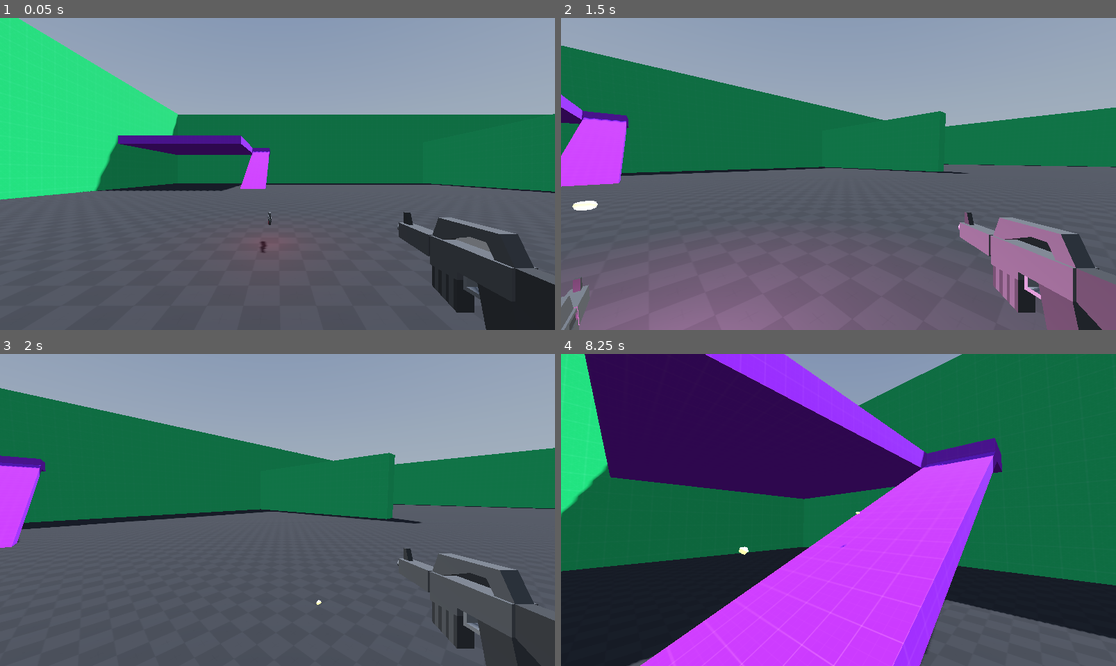
Above: before the commit, frames 1-4 (two rows, left to right).
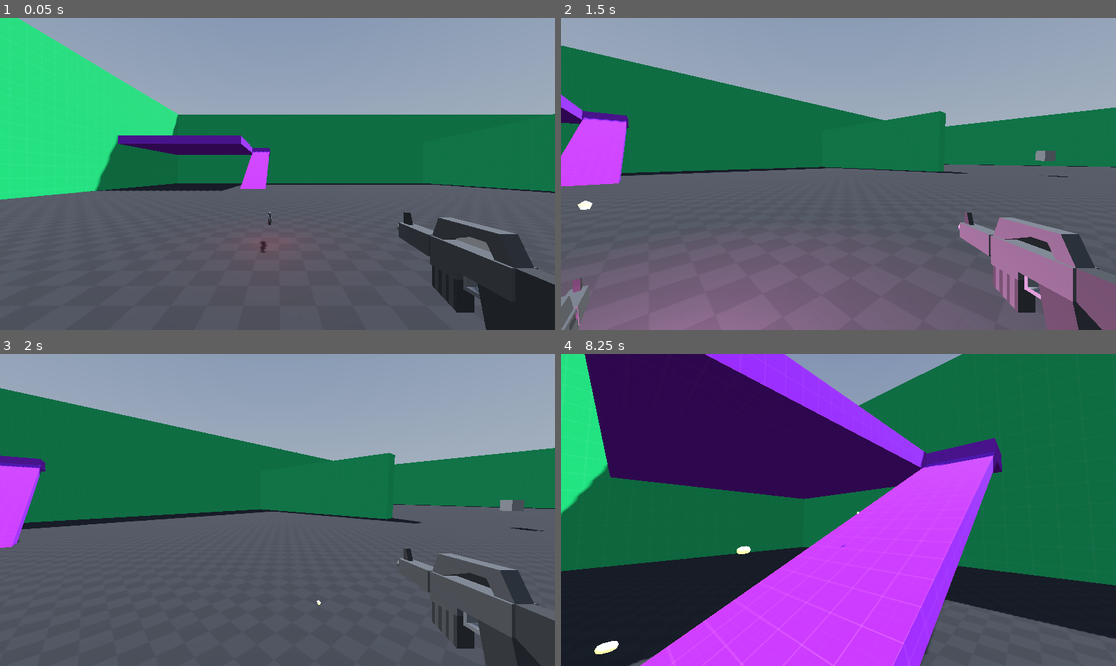
Above: after the commit, the same moments.

Repository: CraasHworks/HMUPrema
Game: Godot game, scene res://scenes/game.tscn
Same seed, same stepped clock (60 frames per second), same inputs: the game is played once before the commit and once after it. A sky picture missing from this copy of the repository is replaced by a grey-blue gradient.
Inputs (mouse positions are in pixels of both pictures, inside the frame that each line leads up to):
- Up to frame 1 (0.05 s): no input
- Up to frame 2 (1.5 s): tap Enter (ui_accept) at 0.5, 0.77 s; move the mouse to (832, 180) at 0.52 s; hold W (Forward) from 0.53 s (still down); click (832, 180) at 0.6 s; move the mouse to (877, 177) at 1.27 s; tap C (Crouch) at 1.35 s
- Up to frame 3 (2 s): keep holding W (Forward); tap Enter (ui_accept) at 1.52 s; click (316, 513) at 1.55 s
- Up to frame 4 (8.25 s): move the mouse to (794, 506) at 2.02 s; click (794, 506) at 2.1 s; move the mouse to (844, 510) at 2.77 s; release W (Forward) at 2.78 s; hold A (Left) 2.78-3.53 s; tap Shift (Sprint) at 2.85 s; tap Enter (ui_accept) at 3.02, 3.77, 4.52, 6.02, 6.77, 7.52 s; click (844, 510) at 3.05 s; move the mouse to (816, 503) at 3.52 s; hold W (Forward) 3.53-5.78 s; tap 1 (Weapon1) at 3.6 s; click (816, 503) at 3.8 s; move the mouse to (866, 510) at 4.27 s; tap 2 (Weapon2) at 4.35 s; click (866, 510) at 4.55 s; move the mouse to (810, 510) at 5.02 s; tap 3 (Weapon3) at 5.1 s; click (810, 510) at 5.3 s; move the mouse to (849, 503) at 5.77 s; hold D (Right) 5.78-6.53 s; tap Middle mouse button (freeLook) at 5.85 s; click (849, 503) at 6.05 s; move the mouse to (832, 516) at 6.52 s; hold W (Forward) from 6.53 s (still down); click (832, 516) at 6.6 s; move the mouse to (877, 513) at 7.27 s; tap C (Crouch) at 7.35 s; click (877, 513) at 7.55 s; move the mouse to (794, 506) at 8.02 s; click (794, 506) at 8.1 s

Frame 1 is identical in both runs. In frame 2, 0.2% of the frame differs, in the area x 2-92%, y 42-62%; in frame 3, 0.2%; in frame 4, 0.2%.

Commit message:
Bullethole transform rotation needed

Diff:
--- a/bullet.tscn
+++ /dev/null
@@ -1,72 +0,0 @@
-[gd_scene load_steps=4 format=3 uid="uid://c0wom02epv2k4"]
-
-[sub_resource type="GDScript" id="GDScript_y2w0y"]
-script/source = "extends Node3D
-
-#imports
-@onready var ray_cast_3d = $RayCast3D
-
-
-#Bulletvarsa
-var velocity := Vector3.ZERO;
-@export var speed :=  0.05;
-
-
-# Called when the node enters the scene tree for the first time.
-func _ready():
-	pass # Replace with function body.
-
-
-# Called every frame. 'delta' is the elapsed time since the previous frame.
-func _process(delta):
-	self.transform.origin -= velocity * delta;
-
-	ray_cast_3d.force_raycast_update()
-	if ray_cast_3d.is_colliding():
-		var collider = ray_cast_3d.get_collider()
-		print(\"Bullet hit %s\" % [collider.name])
-
-		# Move the bullet back to the position of the collision
-		self.global_transform.origin = ray_cast_3d.get_collision_point()
-
-		# Hit object
-		#elif collider.is_in_group(\"item\"):
-			# Nudge the object
-			#var force := _mass * _velocity.length()
-			#collider.apply_central_impulse(-self.transform.basis.z * force)
-			#is_destroyed = true
-		# Hit something unexpected
-		#else:
-			#is_destroyed = true
-
-		# Add bullet spark
-		#Global.create_bullet_spark(self.global_transform.origin)
-
-	# Update glow
-"
-
-[sub_resource type="StandardMaterial3D" id="StandardMaterial3D_tr5xo"]
-albedo_color = Color(1, 1, 0.443137, 1)
-emission_enabled = true
-emission = Color(1, 1, 0.666667, 1)
-emission_on_uv2 = true
-
-[sub_resource type="CapsuleMesh" id="CapsuleMesh_ftttb"]
-material = SubResource("StandardMaterial3D_tr5xo")
-radius = 0.3
-height = 1.0
-radial_segments = 5
-rings = 1
-
-[node name="Bullet" type="Node3D"]
-transform = Transform3D(0.1, 0, 0, 0, 0.1, 0, 0, 0, 0.1, 0, 0, 0)
-script = SubResource("GDScript_y2w0y")
-speed = 5.0
-
-[node name="BulletShape" type="MeshInstance3D" parent="."]
-transform = Transform3D(-4.37114e-08, 1, 4.37114e-08, 0, -4.37114e-08, 1, 1, 4.37114e-08, 1.91069e-15, 0, 0, 0)
-mesh = SubResource("CapsuleMesh_ftttb")
-
-[node name="RayCast3D" type="RayCast3D" parent="."]
-transform = Transform3D(-1, -8.74228e-08, 0, 8.74228e-08, -1, 0, 0, 0, 1, 30, 0, 0)
-target_position = Vector3(30, 0, 0)
--- a/project.godot
+++ b/project.godot
@@ -14,6 +14,10 @@
 run/main_scene="res://scenes/game.tscn"
 config/features=PackedStringArray("4.1", "Forward Plus")
 config/icon="res://icon.svg"
+
+[autoload]
+
+ProjectileHandler="*res://script/ProjectileHandler.gd"
 
 [input]
 
--- /dev/null
+++ b/scenes/bullet.tscn
@@ -0,0 +1,35 @@
+[gd_scene load_steps=4 format=3 uid="uid://c0wom02epv2k4"]
+
+[ext_resource type="Script" path="res://script/bullet.gd" id="1_ljnl0"]
+
+[sub_resource type="StandardMaterial3D" id="StandardMaterial3D_tr5xo"]
+albedo_color = Color(1, 1, 0.443137, 1)
+emission_enabled = true
+emission = Color(1, 1, 0.666667, 1)
+emission_on_uv2 = true
+
+[sub_resource type="CapsuleMesh" id="CapsuleMesh_ftttb"]
+material = SubResource("StandardMaterial3D_tr5xo")
+radius = 0.3
+height = 1.0
+radial_segments = 5
+rings = 1
+
+[node name="Bullet" type="Node3D"]
+transform = Transform3D(0.1, 0, 0, 0, 0.1, 0, 0, 0, 0.1, 0, 0, 0)
+script = ExtResource("1_ljnl0")
+
+[node name="BulletShape" type="MeshInstance3D" parent="."]
+transform = Transform3D(1, 0, 0, 0, -4.37114e-08, -1, 0, 1, -4.37114e-08, 0, 0, 0)
+mesh = SubResource("CapsuleMesh_ftttb")
+
+[node name="RayCast3D" type="RayCast3D" parent="."]
+transform = Transform3D(-1, 0, -8.74228e-08, 0, 1, 0, 8.74228e-08, 0, -1, 0, 0, 30)
+target_position = Vector3(0, 0, 30)
+
+[node name="Timer" type="Timer" parent="."]
+wait_time = 5.0
+one_shot = true
+autostart = true
+
+[connection signal="timeout" from="Timer" to="." method="_on_timer_timeout"]
--- /dev/null
+++ b/scenes/bullet_hole.gd
@@ -0,0 +1,4 @@
+extends Node3D
+
+func _on_timer_timeout():
+	queue_free();
--- /dev/null
+++ b/scenes/bullet_hole.tscn
@@ -0,0 +1,33 @@
+[gd_scene load_steps=5 format=3 uid="uid://bpxptti7p2ssw"]
+
+[ext_resource type="Script" path="res://scenes/bullet_hole.gd" id="1_3p0an"]
+[ext_resource type="Texture2D" uid="uid://b75s2jxpdvgw0" path="res://assets/textures/bullethole.png" id="1_dxhnn"]
+
+[sub_resource type="StandardMaterial3D" id="StandardMaterial3D_8dr2q"]
+transparency = 1
+albedo_color = Color(0.647059, 0.443137, 0.647059, 0.207843)
+
+[sub_resource type="BoxMesh" id="BoxMesh_jj32u"]
+material = SubResource("StandardMaterial3D_8dr2q")
+
+[node name="BulletHole" type="Node3D"]
+transform = Transform3D(0.3, 0, 0, 0, 0.3, 0, 0, 0, 0.15, 0, 0, 0)
+script = ExtResource("1_3p0an")
+
+[node name="Decal" type="Decal" parent="."]
+transform = Transform3D(-2.20742e-08, 2.20742e-08, -0.505, 0.505, 1.55294e-22, -2.20742e-08, 0, -0.505, -2.20742e-08, 0, 0, 0)
+rotation_edit_mode = 1
+texture_albedo = ExtResource("1_dxhnn")
+upper_fade = 1e-05
+lower_fade = 1e-05
+
+[node name="MeshInstance3D" type="MeshInstance3D" parent="."]
+transform = Transform3D(1, 0, 0, 0, 1, 0, 0, 0, 1, 0, 0, 0)
+mesh = SubResource("BoxMesh_jj32u")
+
+[node name="Timer" type="Timer" parent="."]
+wait_time = 7.0
+one_shot = true
+autostart = true
+
+[connection signal="timeout" from="Timer" to="." method="_on_timer_timeout"]
--- a/scenes/game.tscn
+++ b/scenes/game.tscn
@@ -21,4 +21,6 @@
 
 [node name="Projectiles" type="Node3D" parent="."]
 
+[node name="Decals" type="Node3D" parent="."]
+
 [connection signal="shooting" from="Player" to="." method="_on_player_shooting"]
--- a/scenes/maps/testMap.tscn
+++ b/scenes/maps/testMap.tscn
@@ -1,9 +1,10 @@
-[gd_scene load_steps=8 format=3 uid="uid://bqsgh45r53v6p"]
+[gd_scene load_steps=9 format=3 uid="uid://bqsgh45r53v6p"]
 
 [ext_resource type="Texture2D" uid="uid://d223qxjvy58hj" path="res://assets/textures/grids/Dark/texture_09.png" id="1_lsrli"]
 [ext_resource type="Texture2D" uid="uid://dqgbgrchvfwve" path="res://assets/textures/grids/Green/texture_05.png" id="2_pr6rs"]
 [ext_resource type="Texture2D" uid="uid://bm8djub5otix2" path="res://assets/textures/grids/Purple/texture_02.png" id="3_47lnd"]
 [ext_resource type="PackedScene" uid="uid://6xnxrk3tr0t3" path="res://scenes/items/floor_item_rifle.tscn" id="4_7vaw3"]
+[ext_resource type="PackedScene" uid="uid://bpxptti7p2ssw" path="res://scenes/bullet_hole.tscn" id="5_467ey"]
 
 [sub_resource type="StandardMaterial3D" id="StandardMaterial3D_siis3"]
 albedo_texture = ExtResource("1_lsrli")
@@ -23,6 +24,8 @@
 [node name="Floor" type="CSGBox3D" parent="."]
 transform = Transform3D(1, 0, 0, 0, 1, 0, 0, 0, 1, 0, -0.5, 0)
 use_collision = true
+collision_layer = 7
+collision_mask = 7
 size = Vector3(100, 1, 100)
 material = SubResource("StandardMaterial3D_siis3")
 
@@ -111,3 +114,10 @@
 
 [node name="FloorItemRifle" parent="." instance=ExtResource("4_7vaw3")]
 transform = Transform3D(1, 0, 0, 0, 1, 0, 0, 0, 1, 0, 1, 12.5416)
+
+[node name="BulletHole" parent="." instance=ExtResource("5_467ey")]
+transform = Transform3D(0.20748, 0.216684, 9.47155e-09, 0, -1.31134e-08, 0.3, 0.216684, -0.20748, -9.06925e-09, 5.07657, 1.35613, -5.01375)
+
+[node name="CSGBox3D" type="CSGBox3D" parent="."]
+transform = Transform3D(0.707107, 0, 0.707107, 0, 1, 0, -0.707107, 0, 0.707107, 0, 2, -14)
+use_collision = true
--- a/scenes/players/FpsTestPlayer1.tscn
+++ b/scenes/players/FpsTestPlayer1.tscn
@@ -26,6 +26,85 @@
 height = 0.025
 radial_segments = 4
 rings = 3
+
+[sub_resource type="Animation" id="Animation_gnrn7"]
+resource_name = "GunRecoil"
+length = 0.2
+tracks/0/type = "value"
+tracks/0/imported = false
+tracks/0/enabled = true
+tracks/0/path = NodePath("Head/neck/eyes/Camera3D/GunMount/Gun:position")
+tracks/0/interp = 1
+tracks/0/loop_wrap = true
+tracks/0/keys = {
+"times": PackedFloat32Array(0, 0.0551696, 0.2),
+"transitions": PackedFloat32Array(1, 1, 1),
+"update": 0,
+"values": [Vector3(0.4, 0.0676866, -0.613783), Vector3(0.4, 0.0676866, -0.413783), Vector3(0.4, 0.0676866, -0.613783)]
+}
+tracks/1/type = "value"
+tracks/1/imported = false
+tracks/1/enabled = true
+tracks/1/path = NodePath("Head/neck/eyes/Camera3D/GunMount/Gun:rotation")
+tracks/1/interp = 1
+tracks/1/loop_wrap = true
+tracks/1/keys = {
+"times": PackedFloat32Array(0, 0.0572706, 0.2),
+"transitions": PackedFloat32Array(1, 1, 1),
+"update": 0,
+"values": [Vector3(0, 3.14159, 0), Vector3(-0.802851, 3.14159, 0), Vector3(0, 3.14159, 0)]
+}
+
+[sub_resource type="Animation" id="Animation_k2g2h"]
+length = 0.001
+tracks/0/type = "value"
+tracks/0/imported = false
+tracks/0/enabled = true
+tracks/0/path = NodePath("Head/neck/eyes/Camera3D/GunMount/Rifle:position")
+tracks/0/interp = 1
+tracks/0/loop_wrap = true
+tracks/0/keys = {
+"times": PackedFloat32Array(0),
+"transitions": PackedFloat32Array(1),
+"update": 0,
+"values": [Vector3(0.587992, 0, -0.786544)]
+}
+tracks/1/type = "value"
+tracks/1/imported = false
+tracks/1/enabled = true
+tracks/1/path = NodePath("Head/neck/eyes/Camera3D/GunMount/Rifle:rotation")
+tracks/1/interp = 1
+tracks/1/loop_wrap = true
+tracks/1/keys = {
+"times": PackedFloat32Array(0),
+"transitions": PackedFloat32Array(1),
+"update": 0,
+"values": [Vector3(0, 3.14159, 0)]
+}
+tracks/2/type = "value"
+tracks/2/imported = false
+tracks/2/enabled = true
+tracks/2/path = NodePath("Head/neck/eyes/Camera3D/GunMount/Gun:position")
+tracks/2/interp = 1
+tracks/2/loop_wrap = true
+tracks/2/keys = {
+"times": PackedFloat32Array(0),
+"transitions": PackedFloat32Array(1),
+"update": 0,
+"values": [Vector3(0.4, 0.0676866, -0.613783)]
+}
+tracks/3/type = "value"
+tracks/3/imported = false
+tracks/3/enabled = true
+tracks/3/path = NodePath("Head/neck/eyes/Camera3D/GunMount/Gun:rotation")
+tracks/3/interp = 1
+tracks/3/loop_wrap = true
+tracks/3/keys = {
+"times": PackedFloat32Array(0),
+"transitions": PackedFloat32Array(1),
+"update": 0,
+"values": [Vector3(0, 3.14159, 0)]
+}
 
 [sub_resource type="Animation" id="Animation_gnthx"]
 resource_name = "RifleRecoil"
@@ -55,85 +134,6 @@
 "values": [Vector3(0, 3.14159, 0), Vector3(-0.483456, 3.14159, 0), Vector3(0, 3.14159, 0)]
 }
 
-[sub_resource type="Animation" id="Animation_k2g2h"]
-length = 0.001
-tracks/0/type = "value"
-tracks/0/imported = false
-tracks/0/enabled = true
-tracks/0/path = NodePath("Head/neck/eyes/Camera3D/GunMount/Rifle:position")
-tracks/0/interp = 1
-tracks/0/loop_wrap = true
-tracks/0/keys = {
-"times": PackedFloat32Array(0),
-"transitions": PackedFloat32Array(1),
-"update": 0,
-"values": [Vector3(0.587992, 0, -0.786544)]
-}
-tracks/1/type = "value"
-tracks/1/imported = false
-tracks/1/enabled = true
-tracks/1/path = NodePath("Head/neck/eyes/Camera3D/GunMount/Rifle:rotation")
-tracks/1/interp = 1
-tracks/1/loop_wrap = true
-tracks/1/keys = {
-"times": PackedFloat32Array(0),
-"transitions": PackedFloat32Array(1),
-"update": 0,
-"values": [Vector3(0, 3.14159, 0)]
-}
-tracks/2/type = "value"
-tracks/2/imported = false
-tracks/2/enabled = true
-tracks/2/path = NodePath("Head/neck/eyes/Camera3D/GunMount/Gun:position")
-tracks/2/interp = 1
-tracks/2/loop_wrap = true
-tracks/2/keys = {
-"times": PackedFloat32Array(0),
-"transitions": PackedFloat32Array(1),
-"update": 0,
-"values": [Vector3(0.4, 0.0676866, -0.613783)]
-}
-tracks/3/type = "value"
-tracks/3/imported = false
-tracks/3/enabled = true
-tracks/3/path = NodePath("Head/neck/eyes/Camera3D/GunMount/Gun:rotation")
-tracks/3/interp = 1
-tracks/3/loop_wrap = true
-tracks/3/keys = {
-"times": PackedFloat32Array(0),
-"transitions": PackedFloat32Array(1),
-"update": 0,
-"values": [Vector3(0, 3.14159, 0)]
-}
-
-[sub_resource type="Animation" id="Animation_gnrn7"]
-resource_name = "GunRecoil"
-length = 0.2
-tracks/0/type = "value"
-tracks/0/imported = false
-tracks/0/enabled = true
-tracks/0/path = NodePath("Head/neck/eyes/Camera3D/GunMount/Gun:position")
-tracks/0/interp = 1
-tracks/0/loop_wrap = true
-tracks/0/keys = {
-"times": PackedFloat32Array(0, 0.0551696, 0.2),
-"transitions": PackedFloat32Array(1, 1, 1),
-"update": 0,
-"values": [Vector3(0.4, 0.0676866, -0.613783), Vector3(0.4, 0.0676866, -0.413783), Vector3(0.4, 0.0676866, -0.613783)]
-}
-tracks/1/type = "value"
-tracks/1/imported = false
-tracks/1/enabled = true
-tracks/1/path = NodePath("Head/neck/eyes/Camera3D/GunMount/Gun:rotation")
-tracks/1/interp = 1
-tracks/1/loop_wrap = true
-tracks/1/keys = {
-"times": PackedFloat32Array(0, 0.0572706, 0.2),
-"transitions": PackedFloat32Array(1, 1, 1),
-"update": 0,
-"values": [Vector3(0, 3.14159, 0), Vector3(-0.802851, 3.14159, 0), Vector3(0, 3.14159, 0)]
-}
-
 [sub_resource type="AnimationLibrary" id="AnimationLibrary_wpjrj"]
 _data = {
 "GunRecoil": SubResource("Animation_gnrn7"),
@@ -142,8 +142,8 @@
 }
 
 [node name="Player" type="CharacterBody3D"]
-collision_layer = 257
-collision_mask = 257
+collision_layer = 262
+collision_mask = 262
 script = ExtResource("1_dhypq")
 
 [node name="StandingCollisionShape" type="CollisionShape3D" parent="."]
@@ -176,13 +176,13 @@
 script = ExtResource("2_by4ly")
 
 [node name="Gun" type="MeshInstance3D" parent="Head/neck/eyes/Camera3D/GunMount"]
-transform = Transform3D(-8, 0, 1.20797e-06, 0, 8, 0, -1.20797e-06, 0, -8, 0.4, 0.0676866, -0.613783)
+transform = Transform3D(-8, 0, 2.02815e-05, 0, 8, 0, -2.02815e-05, 0, -8, 0.4, 0.0676866, -0.613783)
 visible = false
 mesh = ExtResource("3_yr3gt")
 skeleton = NodePath("")
 
 [node name="Rifle" type="MeshInstance3D" parent="Head/neck/eyes/Camera3D/GunMount"]
-transform = Transform3D(-8, 0, 1.20797e-06, 0, 8, 0, -1.20797e-06, 0, -8, 0.587992, 0, -0.786544)
+transform = Transform3D(-8, 0, 2.02815e-05, 0, 8, 0, -2.02815e-05, 0, -8, 0.587992, 0, -0.786544)
 mesh = ExtResource("2_uismd")
 skeleton = NodePath("")
 
--- a/script/Player.gd
+++ b/script/Player.gd
@@ -15,6 +15,8 @@
 @onready var rifle = $Head/neck/eyes/Camera3D/GunMount/Rifle
 @onready var flash_timer = $FlashTimer
 @onready var flash = $Head/neck/eyes/Camera3D/GunMount/Flash
+@onready var bullet_point = $Head/neck/eyes/Camera3D/GunMount/BulletPoint
+
 
 # Signals
 signal shooting(pos, direction, protorato);
@@ -229,8 +231,8 @@
 		flash.visible = true;
 		flash_timer.start();
 		var camVectorNormal = camera_3d.project_ray_normal(_latest_mouse_pos);
-		var bulletStartPos = $Head/neck/eyes/Camera3D/GunMount/BulletPoint.global_position;
-		shooting.emit(bulletStartPos, -camVectorNormal, camera_3d.global_rotation);
+		var bulletStartPos = bullet_point.global_position;
+		shooting.emit(bulletStartPos, -camVectorNormal, bullet_point.global_rotation);
 
 	if weaponState == 1:
 		if !animation_player.is_playing():
--- /dev/null
+++ b/script/ProjectileHandler.gd
@@ -0,0 +1,10 @@
+extends Node
+
+# Singleton instance
+var gameNode : Node
+
+@onready var bulletScene := preload("res://scenes/bullet.tscn")
+
+# Called when the node enters the scene tree for the first time.
+func createBulletHoleDecal(pos: Vector3, velocity: Vector3) -> void:
+	gameNode.createBulletHoldeDecal(pos, velocity);
--- /dev/null
+++ b/script/bullet.gd
@@ -0,0 +1,40 @@
+extends Node3D
+
+#imports
+@onready var ray_cast_3d = $RayCast3D
+
+signal bulletHitType1(pos);
+
+#Bulletvarsa
+var velocity := Vector3.ZERO;
+var isDestroyed = false;
+@export var speed :=  0.05;
+
+
+# Called when the node enters the scene tree for the first time.
+func _ready():
+	pass # Replace with function body.
+
+
+# Called every frame. 'delta' is the elapsed time since the previous frame.
+func _process(delta):
+	if isDestroyed:
+		self.queue_free();
+		return;
+	else:
+		self.transform.origin -= velocity * delta;
+
+		ray_cast_3d.force_raycast_update();
+		if ray_cast_3d.is_colliding():
+			# var collider = ray_cast_3d.get_collider()
+			# var colliderMaskId = ray_cast_3d.get_collision_mask_value(1)
+			# print("Bullet hit %s" % [collider.name])
+
+			ProjectileHandler.createBulletHoleDecal(ray_cast_3d.get_collision_point(), ray_cast_3d.get_collision_normal());
+			#ProjectileHandler.createBulletHoleDecal(ray_cast_3d.get_collision_point(), self.rotation);
+			# Move the bullet back to the position of the collision
+			self.global_transform.origin = ray_cast_3d.get_collision_point();
+			isDestroyed = true;
+
+func _on_timer_timeout():
+	isDestroyed = true;
--- a/script/game.gd
+++ b/script/game.gd
@@ -1,13 +1,17 @@
 extends Node3D
 
 @onready var projectiles = $Projectiles;
-var bulletScene := preload("res://bullet.tscn");
+@onready var decals = $Decals
+
+@onready var bulletScene := preload("res://scenes/bullet.tscn");
+@onready var BulletHole := preload("res://scenes/bullet_hole.tscn");
 
 # Called when the node enters the scene tree for the first time.
 func _ready():
-	pass # Replace with function body.
+	ProjectileHandler.gameNode = self;
+	pass
 
-func _input(event):
+func _input(_event):
 	if Input.is_action_pressed("Quit"):
 		get_tree().quit()
 
@@ -15,12 +19,41 @@
 func _process(_delta):
 	pass
 
+func createBulletHoldeDecal(pos, collision_normal):
+	var bulletHole = BulletHole.instantiate() as Node3D;
+	print(collision_normal);
+	if collision_normal.x == -1 || collision_normal.x == 1:
+		bulletHole.rotate_y(deg_to_rad(90));
+	elif collision_normal.y == -1 || collision_normal.y == 1:
+		bulletHole.rotate_x(deg_to_rad(90));
+
+	bulletHole.position = pos;
+	bulletHole.rotation = collision_normal;
+#    else:
+#		var x_axis = collision_normal.cross(Vector3(0, 0, 1)).normalized()
+#		var y_axis = collision_normal.cross(x_axis).normalized()
+#		var z_axis = collision_normal.normalized()
+#
+#		var rotation_matrix = Basis(x_axis, y_axis, z_axis)
+#		bulletHole.position = pos;
+#		bulletHole.transform.basis = rotation_matrix;
 
 
+#	bulletHole.transform = Transform3D(rotation_matrix, pos);
+#	print("Target normal is: x: ", direction.x, ", y: ", direction.y, ", z: ", direction.z )
+#	if direction.z == 1 || direction.z == -1:
+#		print("hey")
+#		return
+#	else:
+#		print("hos")
+#		bulletHole.rotation = Vector3(0, 0, 1);
+#	bulletHole.rotation = direction;
+
+	decals.add_child(bulletHole);
 
 func _on_player_shooting(pos, direction, protorato):
 	var bullet = bulletScene.instantiate() as Node3D
 	bullet.position = pos;
-	#bullet.rotation = pos
+	bullet.rotation = protorato
 	bullet.velocity = direction;
 	projectiles.add_child(bullet);
Binary file added: assets/textures/bullethole.png
Not shown, added: assets/textures/bullethole.png.import
